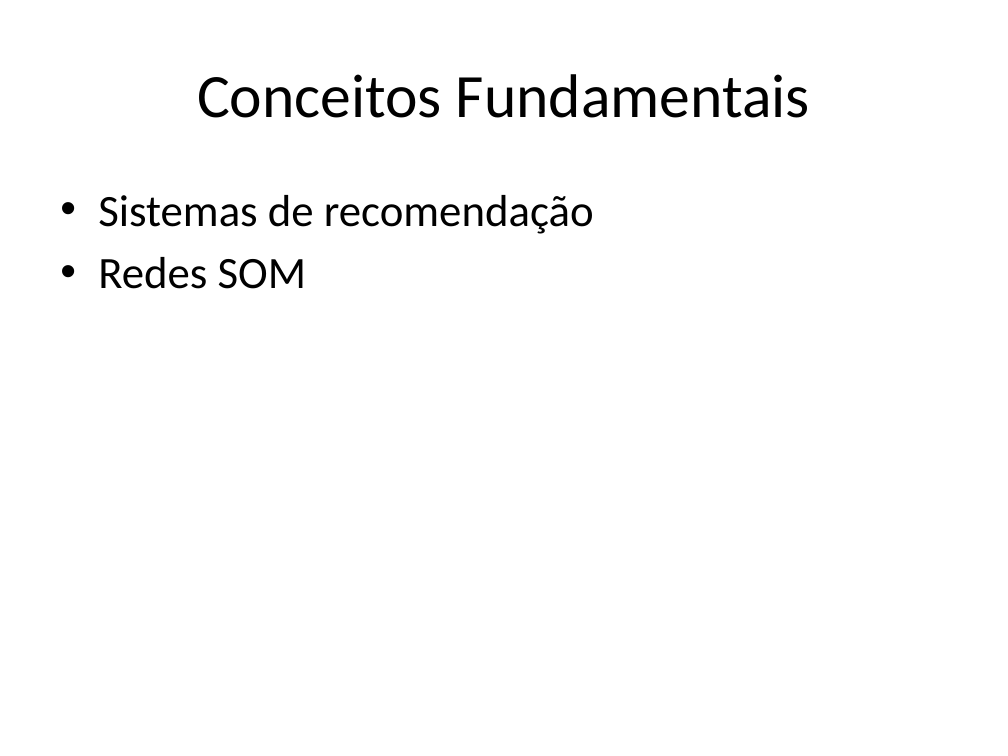
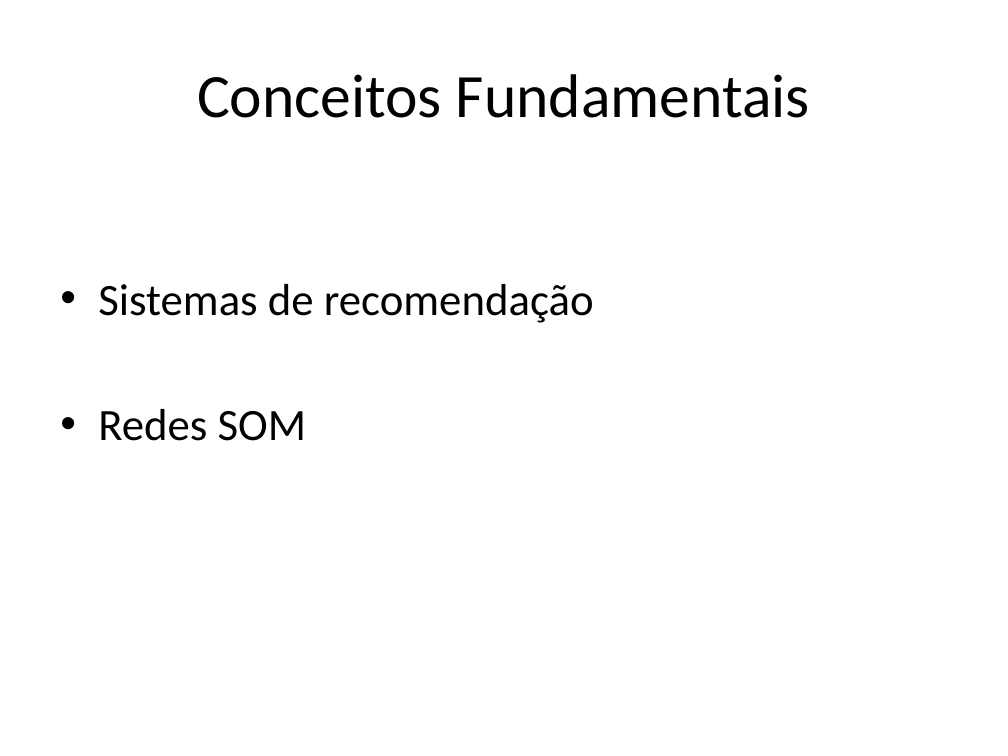
Before and after one commit to andersonberg/srsom, a slide deck: slide 6 of Apresentação/TCC_AndersonBerg_Apresentação_20091206_V1.pptx (slide 4 before the commit). Drawn at 1008x756 pixels with LibreOffice and Linux fonts; fonts in the diff are those of the drawing. Boxes give left, top, right and bottom in pixels: in the first picture for what was removed or moved away, otherwise in the second. Text is boxed around its words. In the diff, an @@ line names an element or a change of style, - is before the commit and + after.

```diff
--- a/Apresentação/TCC_AndersonBerg_Apresentação_20091206_V1.pptx
+++ b/Apresentação/TCC_AndersonBerg_Apresentação_20091206_V1.pptx
@@ text "Sistemas de recomendação" rewrapped from [98, 195, 594, 289] to [98, 284, 594, 441] @@
```
Also in this commit, not shown: 8 other slides changed, 2 slides added, 2 slides removed, 1 other file.
